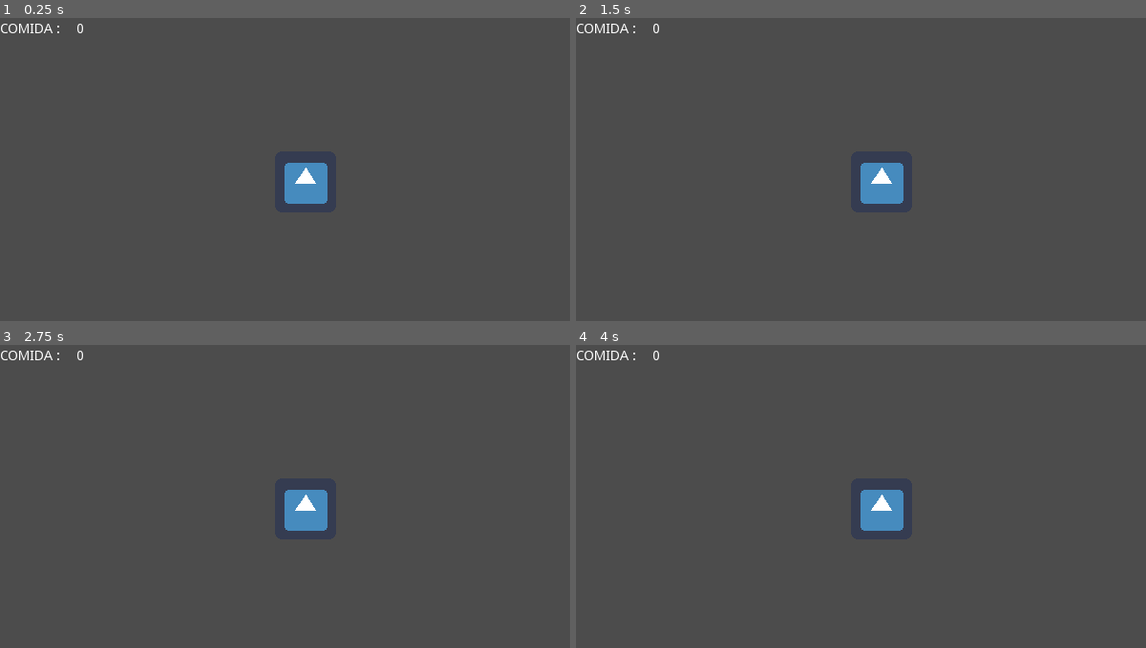
Above: before the commit, frames 1-4 (two rows, left to right).
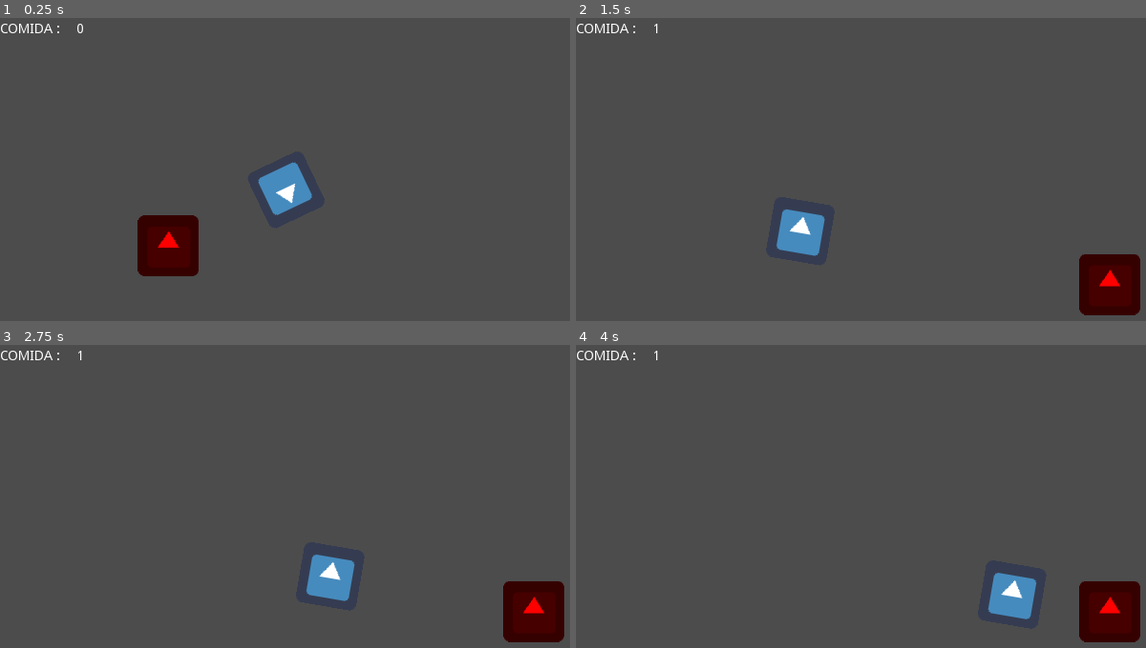
Above: after the commit, the same moments.

Repository: mhco0/food-finder
Game: Godot game, scene res://scenes/Main.tscn
Same seed, same stepped clock (60 frames per second), same inputs: the game is played once before the commit and once after it. Before the commit the project has no main scene; this scene is started directly in both runs. The engine's default icon, where the game draws it, is replaced by a stand-in: a white triangle on a blue panel in a dark square.
Inputs:
- Up to frame 1 (0.25 s): no input
- Up to frame 2 (1.5 s): no input
- Up to frame 3 (2.75 s): no input
- Up to frame 4 (4 s): no input

The runs differ from the first frame. In frame 1, 3.3% of the frame differs, in the area x 24-58%, y 47-86%; in frame 2, 4.2%, in the area x 13-99%, y 1-99%; in frame 3, 4.2%; in frame 4, 4.2%.

Commit message:
Changing Vehicle to KinematicBody2D. Fixing Area2D signal issue. Merging all logic into Main scene.

Diff:
--- a/project/project.godot
+++ b/project/project.godot
@@ -16,6 +16,7 @@
 [application]
 
 config/name="food-finder"
+run/main_scene="res://scenes/Main.tscn"
 config/icon="res://icon.png"
 
 [display]
--- a/project/scenes/Main.tscn
+++ b/project/scenes/Main.tscn
@@ -1,8 +1,20 @@
-[gd_scene load_steps=4 format=2]
+[gd_scene load_steps=8 format=2]
 
 [ext_resource path="res://scenes/UI.tscn" type="PackedScene" id=1]
 [ext_resource path="res://scenes/Vehicle.tscn" type="PackedScene" id=2]
 [ext_resource path="res://scripts/Main.gd" type="Script" id=3]
+
+[sub_resource type="RectangleShape2D" id=1]
+extents = Vector2( 320, 10 )
+
+[sub_resource type="RectangleShape2D" id=2]
+extents = Vector2( 10, 180 )
+
+[sub_resource type="RectangleShape2D" id=3]
+extents = Vector2( 10, 180 )
+
+[sub_resource type="RectangleShape2D" id=4]
+extents = Vector2( 320, 10 )
 
 [node name="Main" type="Node2D"]
 script = ExtResource( 3 )
@@ -11,3 +23,27 @@
 
 [node name="Vehicle" parent="." instance=ExtResource( 2 )]
 position = Vector2( 320, 180 )
+
+[node name="TopWall" type="StaticBody2D" parent="."]
+
+[node name="CollisionShape2D" type="CollisionShape2D" parent="TopWall"]
+position = Vector2( 320, -10 )
+shape = SubResource( 1 )
+
+[node name="RightWall" type="StaticBody2D" parent="."]
+
+[node name="CollisionShape2D" type="CollisionShape2D" parent="RightWall"]
+position = Vector2( 650, 180 )
+shape = SubResource( 2 )
+
+[node name="LeftWall" type="StaticBody2D" parent="."]
+
+[node name="CollisionShape2D" type="CollisionShape2D" parent="LeftWall"]
+position = Vector2( -10, 180 )
+shape = SubResource( 3 )
+
+[node name="BottomWall" type="StaticBody2D" parent="."]
+
+[node name="CollisionShape2D" type="CollisionShape2D" parent="BottomWall"]
+position = Vector2( 320, 370 )
+shape = SubResource( 4 )
--- a/project/scenes/Vehicle.tscn
+++ b/project/scenes/Vehicle.tscn
@@ -6,8 +6,7 @@
 [sub_resource type="CapsuleShape2D" id=1]
 radius = 19.0
 
-[node name="Vehicle" type="RigidBody2D"]
-gravity_scale = 0.0
+[node name="Vehicle" type="KinematicBody2D"]
 script = ExtResource( 2 )
 
 [node name="Sprite" type="Sprite" parent="."]
--- a/project/scripts/Food.gd
+++ b/project/scripts/Food.gd
@@ -6,5 +6,5 @@
 	if connect("body_entered", self, "_on_body_entered") != OK:
 		printerr("Couldn't connect body_entered signal for Food instance")
 
-func _on_body_entered(body: Node):
-	emit_signal("beeing_eat")
+func _on_body_entered(body):
+	call_deferred("emit_signal", "beeing_eat")
--- a/project/scripts/Main.gd
+++ b/project/scripts/Main.gd
@@ -4,22 +4,49 @@
 onready var ui = $UI
 onready var vehicle = $Vehicle
 
+var food_count: int = 0
 var food_bounds = Vector2(0, 0)
-var food_on_screen = false
+var food_instance: Area2D = null
 
 func _ready():
 	food_bounds = get_viewport_rect().size
+	vehicle.set_speed(90)
 
-func spawn_food():
-	if not food_on_screen:
-		randomize()
+func _physics_process(delta):
+	state_machine()
 
-		var pos_x: float = rand_range(0, food_bounds.x)
-		var pos_y: float = rand_range(0, food_bounds.y)
+func _on_food_eat():
+	remove_child(food_instance)
+	food_instance.queue_free()
+	food_instance = null
 
-		var food_instance: Area2D = food_scene.instance()
-		add_child(food_instance)
+	food_count += 1
+	ui.set_food_count(food_count)
 
-		food_instance.global_position = Vector2(pos_x, pos_y)
+func spawn_food() -> void:
+	randomize()
+	var food_sprite_size = 64
 
-		food_on_screen = true
+	var pos_x: float = rand_range(food_sprite_size, food_bounds.x - food_sprite_size)
+	var pos_y: float = rand_range(food_sprite_size, food_bounds.y - food_sprite_size)
+
+	food_instance = food_scene.instance()
+	add_child(food_instance)
+
+	if food_instance.connect("beeing_eat", self, "_on_food_eat") != OK:
+		printerr("Couldn't connect food beeing_eat signal to function _on_food_eat in Main script")
+
+	food_instance.global_position = Vector2(pos_x, pos_y)
+
+func seek_food() -> void:
+	if food_instance == null:
+		return
+
+	vehicle.set_food_position(food_instance.global_position)
+
+func state_machine() -> void:
+	### SPAWN NEED FOOD FOR VEHICLE
+	if food_instance == null:
+		spawn_food()
+	else:
+		seek_food()
--- a/project/scripts/UI.gd
+++ b/project/scripts/UI.gd
@@ -1,11 +1,9 @@
 extends Control
 
-var food_cout = 0
 onready var food_count_label = $MarginContainer/HBoxContainer/FoodCount
 
 func _ready():
 	pass
 
 func set_food_count(value: int) -> void:
-	self.food_cout = value
-	food_count_label.text = str(self.food_cout)
+	food_count_label.text = str(value)
--- a/project/scripts/Vehicle.gd
+++ b/project/scripts/Vehicle.gd
@@ -1,10 +1,20 @@
-extends RigidBody2D
+extends KinematicBody2D
 
-
-export var velocity = Vector2(0, 0)
+export var speed: int = 0
+var food_pos = Vector2(0, 0)
 
 func _ready():
 	pass
 
 func _physics_process(delta):
-	pass
+	go_eat_food(delta)
+
+func set_speed(value: int) -> void:
+	speed = value
+
+func set_food_position(food_position: Vector2) -> void:
+	food_pos = food_position
+
+func go_eat_food(delta) -> void:
+	look_at(food_pos)
+	self.global_position = self.global_position.move_toward(food_pos, delta * speed)
